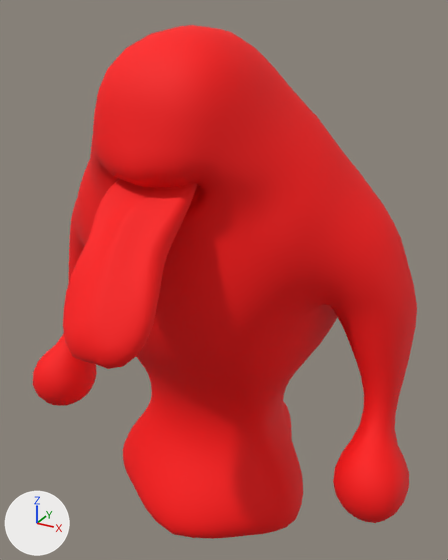
An edit to the FBX model DefenseGame/Assets/Models/Characters/EnemigoGrande 1.fbx, drawn before and after from the same camera.
Before and after are seen from a 50 mm lens placed at (1.1, -1.86, 2.0), pointed at (0.05, 0.06, 1.04). Lighting does not change. The marker at lower left points along +X, +Y and +Z. Where no turn or scale is listed for an object, it has been applied to the vertices. Vertices at the same position are counted once.

The older version as bpy lines, for what is in view:
```python
me_mesh = bpy.data.meshes.new('Mesh')
me_mesh.from_pydata(...)  # 3518 vertices, 3422 faces; spans x -0.85..0.85, y -0.71..0.71, z 0.01..1.95
me_mesh.materials.append(mat_pasted__blinn3)  # red #ff0000
ob_enemy = bpy.data.objects.new('Enemy', me_mesh)
ob_enemy.location = (0.0, 0.0, 0.0)
```
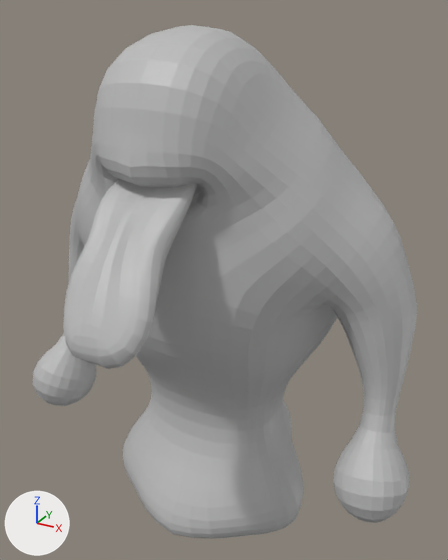
The newer file is also rescaled (x1.011), turned or shifted as a whole; pictures and numbers use the older file's frame.

Boxes (x1, y1, x2, y2) around the edits, measured in the pictures (448 x 560 px):
part 1 of me_mesh, cut back: before (63, 179, 201, 369); after (63, 180, 201, 369)
part 2 of me_mesh, recoloured (red to grey): (33, 25, 417, 539) in both

What changed in the scene script:
```text
Add mat_lambert2:
    mat_lambert2 = principled_material('lambert2')
    mat_lambert2.base_color = (0.5, 0.5, 0.5)  # grey #bcbcbc
Change me_mesh:
    used by ob_enemy; location = (0.0, 0.0, 0.0)
    remove me_mesh.from_pydata(...)  # 3518 vertices, 3422 faces; spans x -0.85..0.85, y -0.71..0.71, z 0.01..1.95
    add me_mesh.from_pydata(...)  # 3276 vertices, 3262 faces; spans x -0.85..0.85, y -0.71..0.71, z 0.01..1.95
    me_mesh part 1
    242 vertices are removed from x -0.15..0.17, y -0.71..-0.18, z 1.05..1.56
    301 faces are deleted
    7 vertices move within x -0.14..-0.09, y -0.51..-0.25, z 1.32..1.49
    141 new faces join them
    me_mesh part 2: 3121 faces spanning x -0.85..0.85, y -0.71..0.71, z 0.01..1.95 switch from mat_pasted__blinn3 (red #ff0000) to mat_lambert2 (grey #bcbcbc)
```
